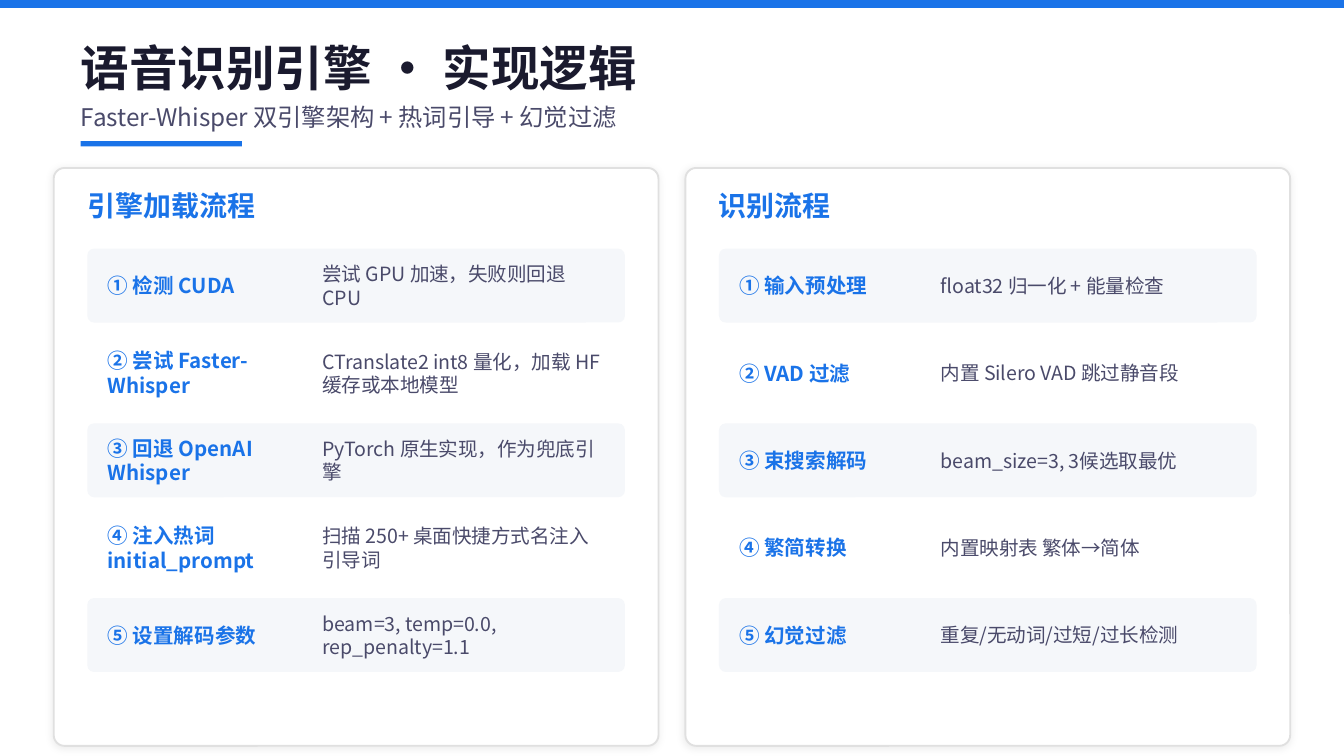
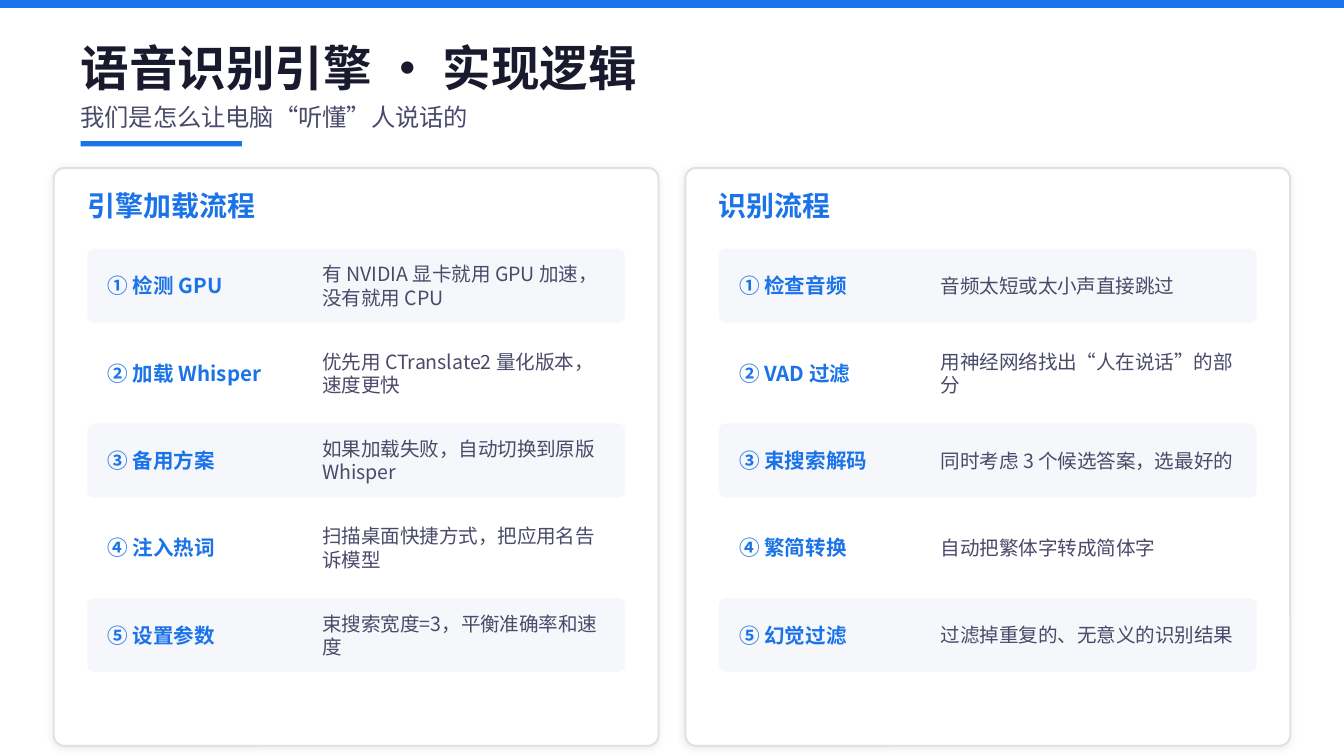
Before and after one commit to Halley7025/voice-recognition-assistant, a slide deck: slide 4 of 语音识别助手_项目汇报.pptx. Drawn at 1344x756 pixels with LibreOffice and Linux fonts; fonts in the diff are those of the drawing. Boxes give left, top, right and bottom in pixels: in the first picture for what was removed or moved away, otherwise in the second. Text is boxed around its words. In the diff, an @@ line names an element or a change of style, - is before the commit and + after.

```diff
--- a/语音识别助手_项目汇报.pptx
+++ b/语音识别助手_项目汇报.pptx
@@ text at bbox=[81, 105, 468, 128]: text changed @@
-Faster-Whisper 双引擎架构 + 热词引导 + 幻觉过滤
+我们是怎么让电脑“听懂”人说话的
@@ text at bbox=[323, 264, 597, 307]: text changed @@
-尝试 GPU 加速，失败则回退 CPU
+有 NVIDIA 显卡就用 GPU 加速，没有就用 CPU
@@ text at bbox=[107, 275, 223, 295]: text changed @@
-① 检测 CUDA
+① 检测 GPU
@@ text at bbox=[739, 275, 846, 295]: text changed @@
-① 输入预处理
+① 检查音频
@@ text at bbox=[941, 276, 1175, 295]: text changed @@
-float32 归一化 + 能量检查
+音频太短或太小声直接跳过
@@ text at bbox=[323, 352, 593, 394]: text changed @@
-CTranslate2 int8 量化，加载 HF 缓存或本地模型
+优先用 CTranslate2 量化版本，速度更快
@@ text at bbox=[941, 352, 1233, 394]: text changed @@
-内置 Silero VAD 跳过静音段
+用神经网络找出“人在说话”的部分
@@ text at bbox=[107, 363, 262, 386]: text changed @@
-② 尝试 Faster-Whisper
+② 加载 Whisper
@@ text at bbox=[323, 439, 595, 484]: text changed @@
-PyTorch 原生实现，作为兜底引擎
+如果加载失败，自动切换到原版 Whisper
@@ text at bbox=[107, 450, 215, 470]: text changed @@
-③ 回退 OpenAI Whisper
+③ 备用方案
@@ text at bbox=[941, 451, 1233, 470]: text changed @@
-beam_size=3, 3候选取最优
+同时考虑 3 个候选答案，选最好的
@@ text at bbox=[107, 537, 215, 557]: text changed @@
-④ 注入热词 initial_prompt
+④ 注入热词
@@ text at bbox=[323, 526, 595, 569]: text changed @@
-扫描 250+ 桌面快捷方式名注入引导词
+扫描桌面快捷方式，把应用名告诉模型
@@ text at bbox=[941, 538, 1155, 557]: text changed @@
-内置映射表 繁体→简体
+自动把繁体字转成简体字
@@ text at bbox=[107, 625, 215, 645]: text changed @@
-⑤ 设置解码参数
+⑤ 设置参数
@@ text at bbox=[323, 614, 598, 656]: text changed @@
-beam=3, temp=0.0, rep_penalty=1.1
+束搜索宽度=3，平衡准确率和速度
@@ text at bbox=[941, 625, 1233, 644]: text changed @@
-重复/无动词/过短/过长检测
+过滤掉重复的、无意义的识别结果
```
Also in this commit, not shown: 6 other slides changed, 1 other file.
